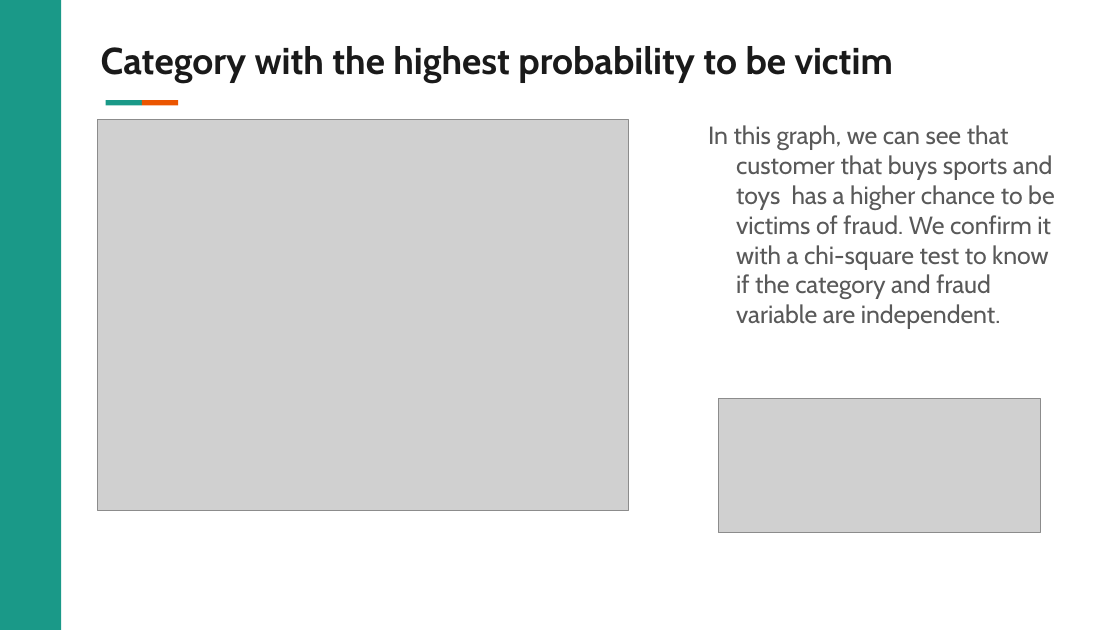
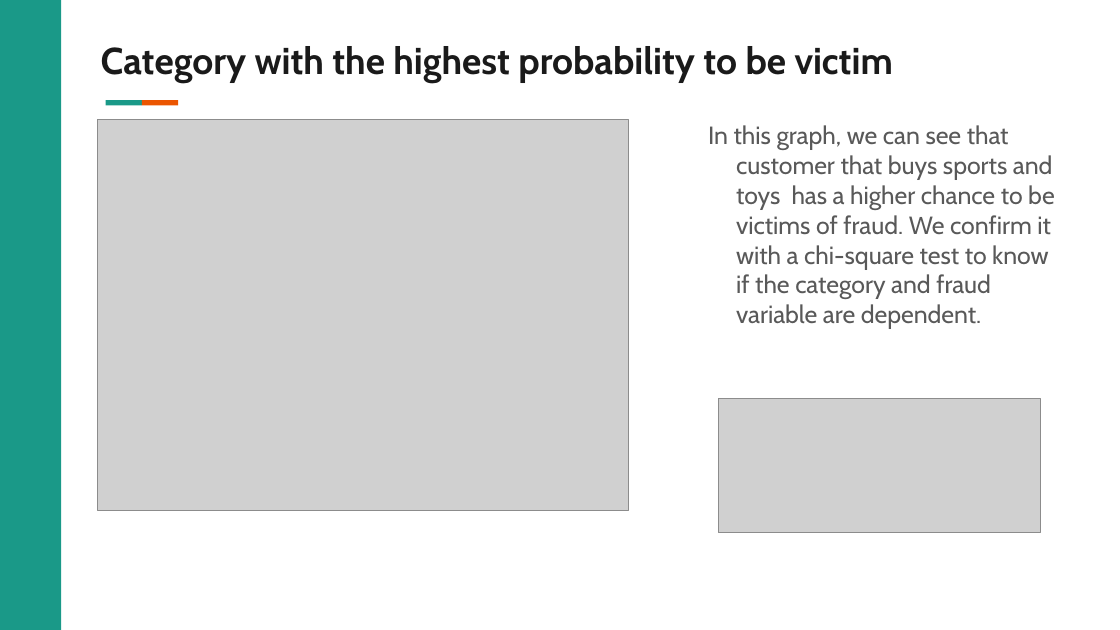
Before and after one commit to VIP509/Business-Intelligence-Project, a slide deck: slide 15 of BI Project Presentation .pptx. Drawn at 1120x630 pixels with LibreOffice and Linux fonts; fonts in the diff are those of the drawing; grey boxes stand for pictures; background and template pictures are left out. Boxes give left, top, right and bottom in pixels: in the first picture for what was removed or moved away, otherwise in the second. Text is boxed around its words. In the diff, an @@ line names an element or a change of style, - is before the commit and + after.

```diff
--- a/BI Project Presentation .pptx
+++ b/BI Project Presentation .pptx
@@ text at [708, 125, 1055, 329]: text changed @@
-In this graph, we can see that customer that buys sports and toys has a higher chance to be victims of fraud. We confirm it with a chi-square test to know if the category and fraud variable are independent.
+In this graph, we can see that customer that buys sports and toys has a higher chance to be victims of fraud. We confirm it with a chi-square test to know if the category and fraud variable are dependent.
```
Also in this commit, not shown: 8 other slides changed, 1 other file.
